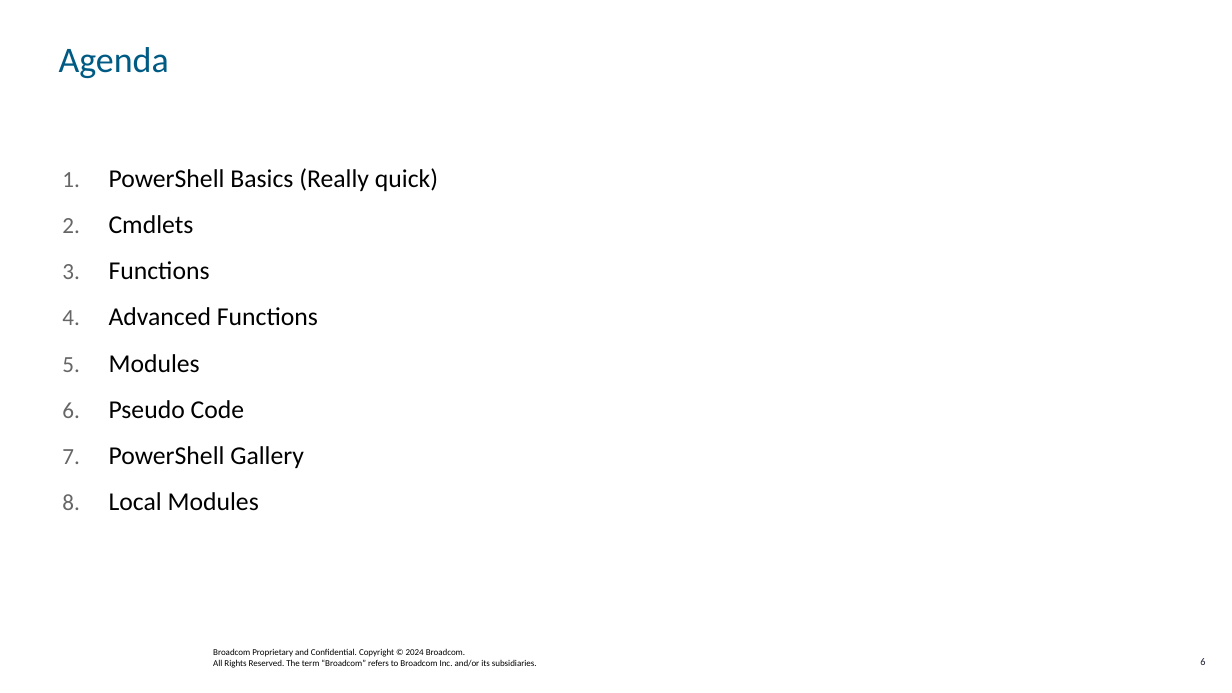
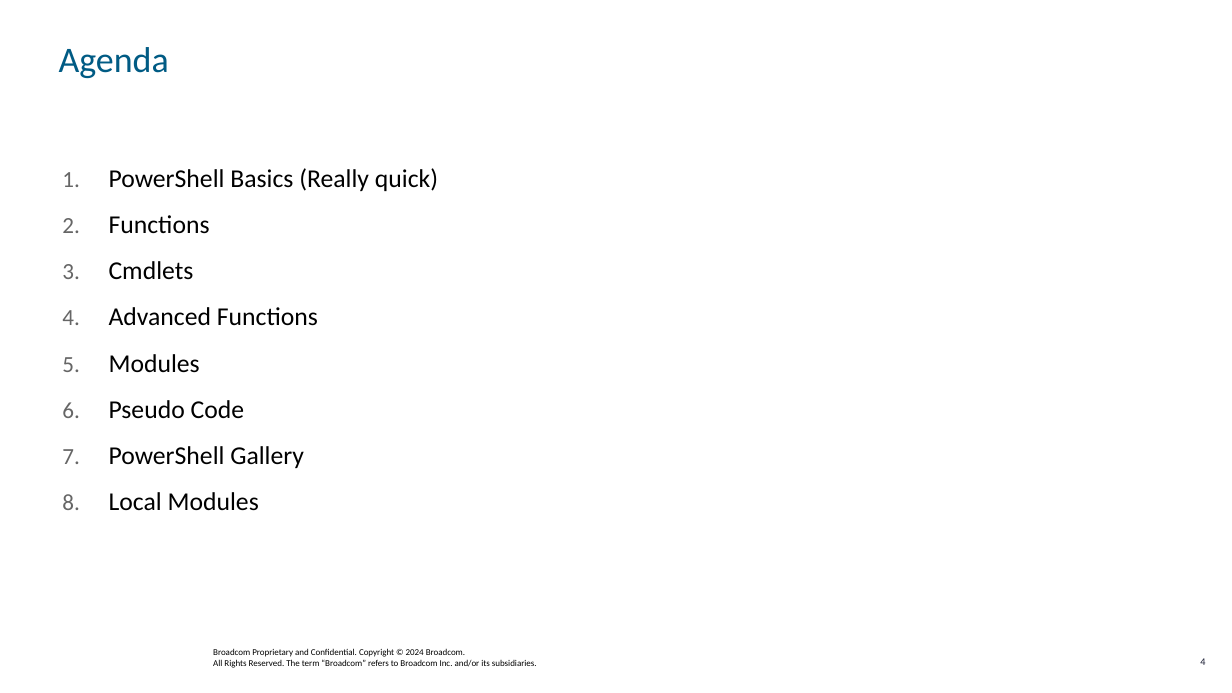
Before and after one commit to jpsider/Invoke-Automation, a slide deck: slide 4 of Powercli/VMwareExplore_2024/CODE1745LV - PowerCLI 301 - Functions Upon Functions.pptx (slide 6 before the commit). Drawn at 1232x693 pixels with LibreOffice and Linux fonts; fonts in the diff are those of the drawing; background and template pictures are left out. Boxes give left, top, right and bottom in pixels: in the first picture for what was removed or moved away, otherwise in the second. Text is boxed around its words. In the diff, an @@ line names an element or a change of style, - is before the commit and + after.

```diff
--- a/Powercli/VMwareExplore_2024/CODE1745LV - PowerCLI 301 - Functions Upon Functions.pptx
+++ b/Powercli/VMwareExplore_2024/CODE1745LV - PowerCLI 301 - Functions Upon Functions.pptx
@@ text at (109, 215, 210, 234): paragraph added @@
+2. Functions
@@ text at (109, 261, 210, 280): paragraph removed @@
-3. Functions
@@ page number at (1200, 658, 1205, 665): text changed @@
-6
+4
```
Also in this commit, not shown: 1 other slide changed, 10 slides added, 4 slides removed, 5 other files.
